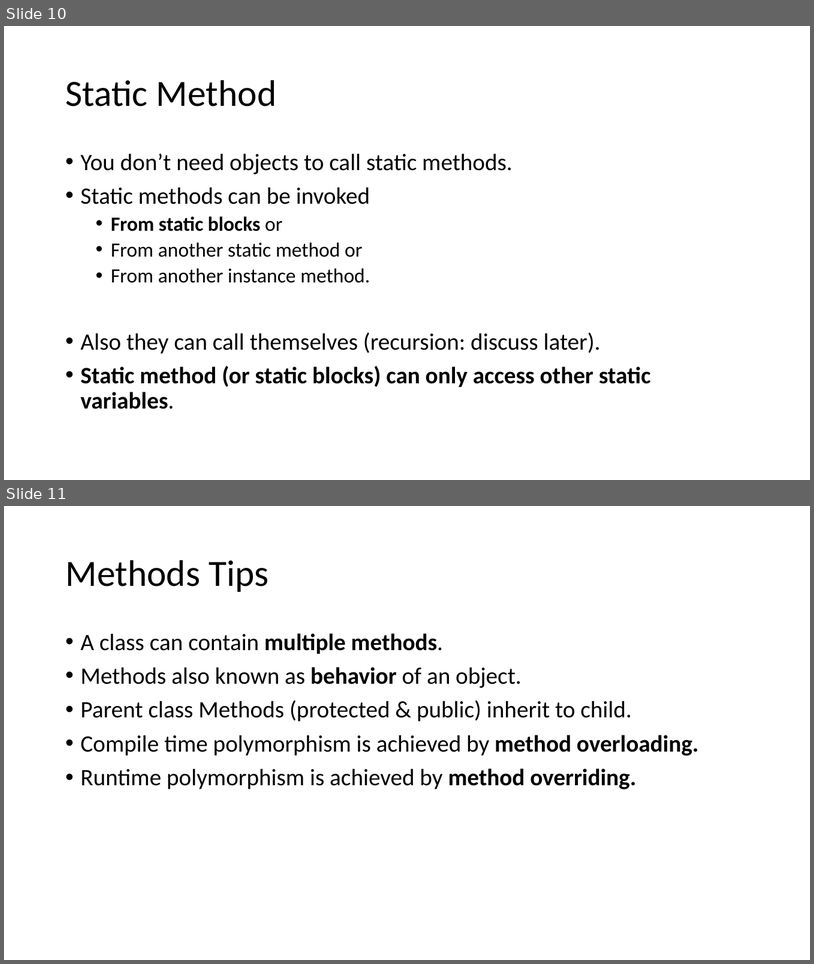
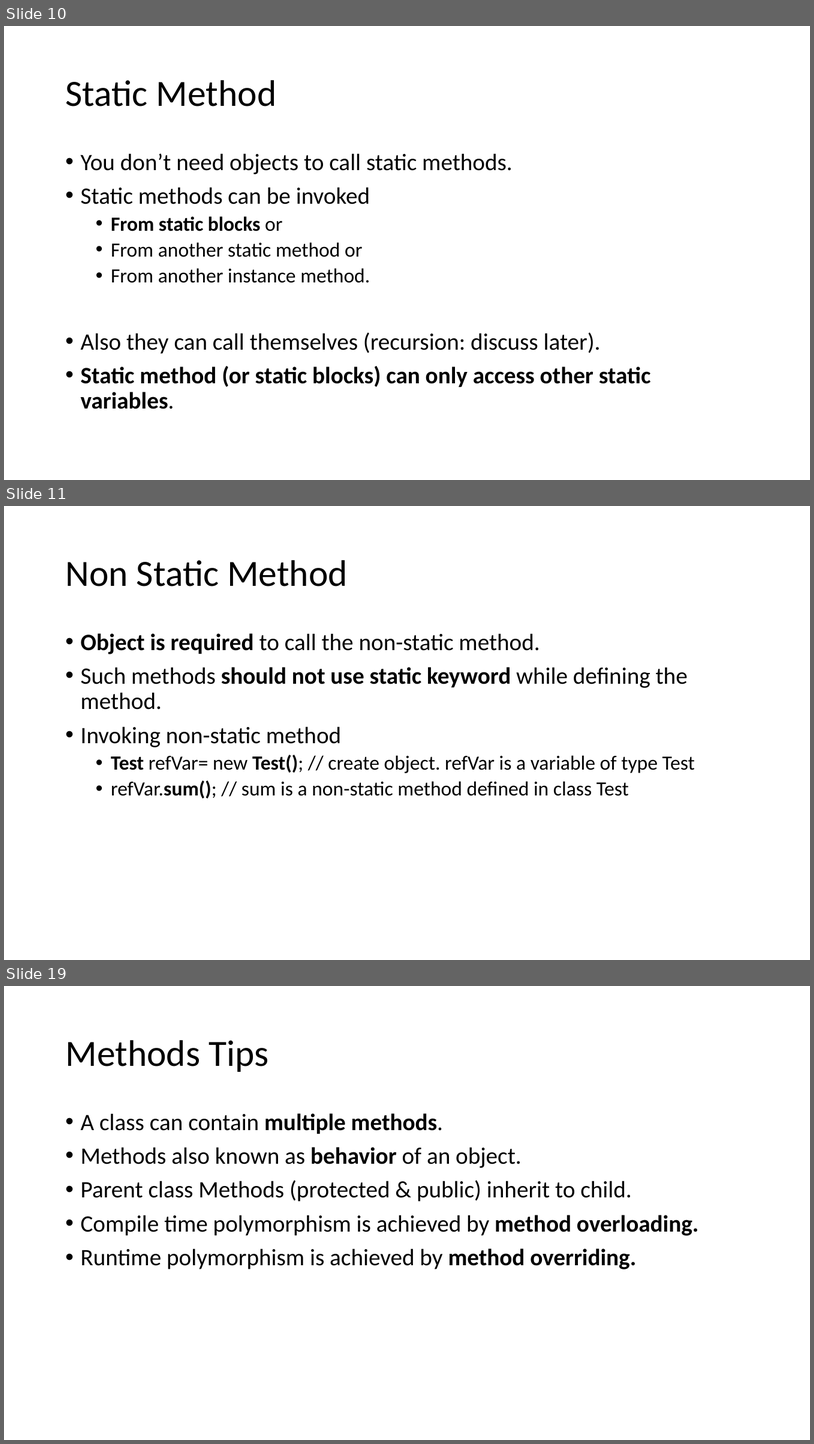
Before and after one commit to umaa-java-sept-2020/documents, a slide deck: methods.pptx. Shown one above the other, each under a label of ours: slides 10 and 11 before the commit, slides 10, 11 and 19 after it; the slides between them are not shown. The pictures are 814x964 and 814x1444 pixels, drawn with LibreOffice and Linux fonts; fonts in the diff are those of the drawing. Boxes give left, top, right and bottom in pixels: in the first picture for what was removed or moved away, otherwise in the second. Text is boxed around its words. In the diff, an @@ line names an element or a change of style, - is before the commit and + after.

```diff
--- a/methods.pptx
+++ b/methods.pptx
@@ slide 11 added at (4, 506, 810, 960), background #FFFFFF @@
@@ title added at (65, 560, 348, 586), 44 pt, text #000000 @@
+Non Static Method
@@ text added at (81, 633, 695, 798), 28 pt, text #000000 @@
+• Object is required to call the non-static method.
+• Such methods should not use static keyword while defining the method.
+• Invoking non-static method
+  • Test refVar= new Test(); // create object. refVar is a variable of type Test
+  • refVar.sum(); // sum is a non-static method defined in class Test
@@ what was slide 11 is now slide 19 @@
```
Also in this commit, not shown: 3 slides changed, 7 other slides added.
